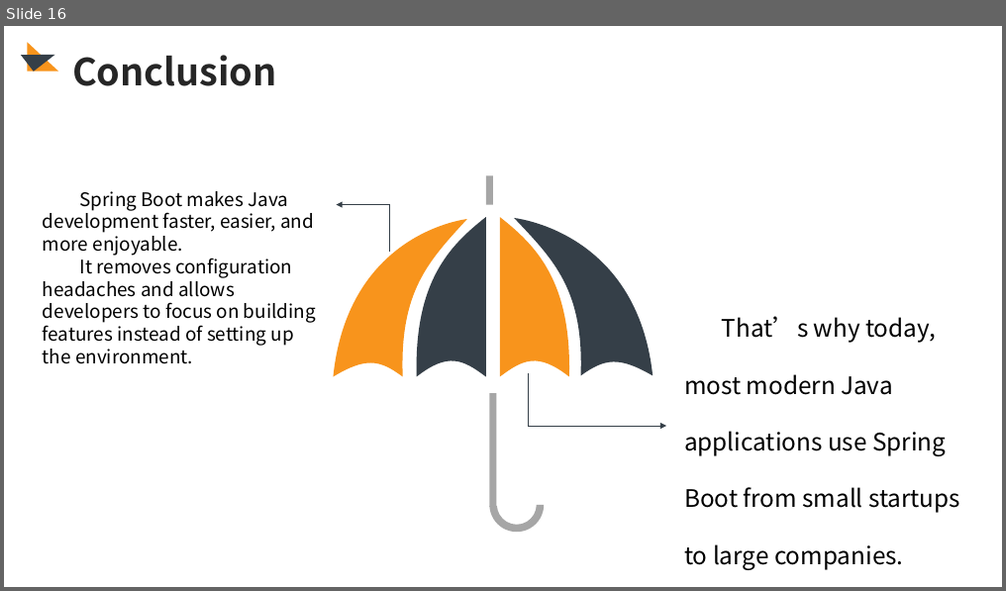
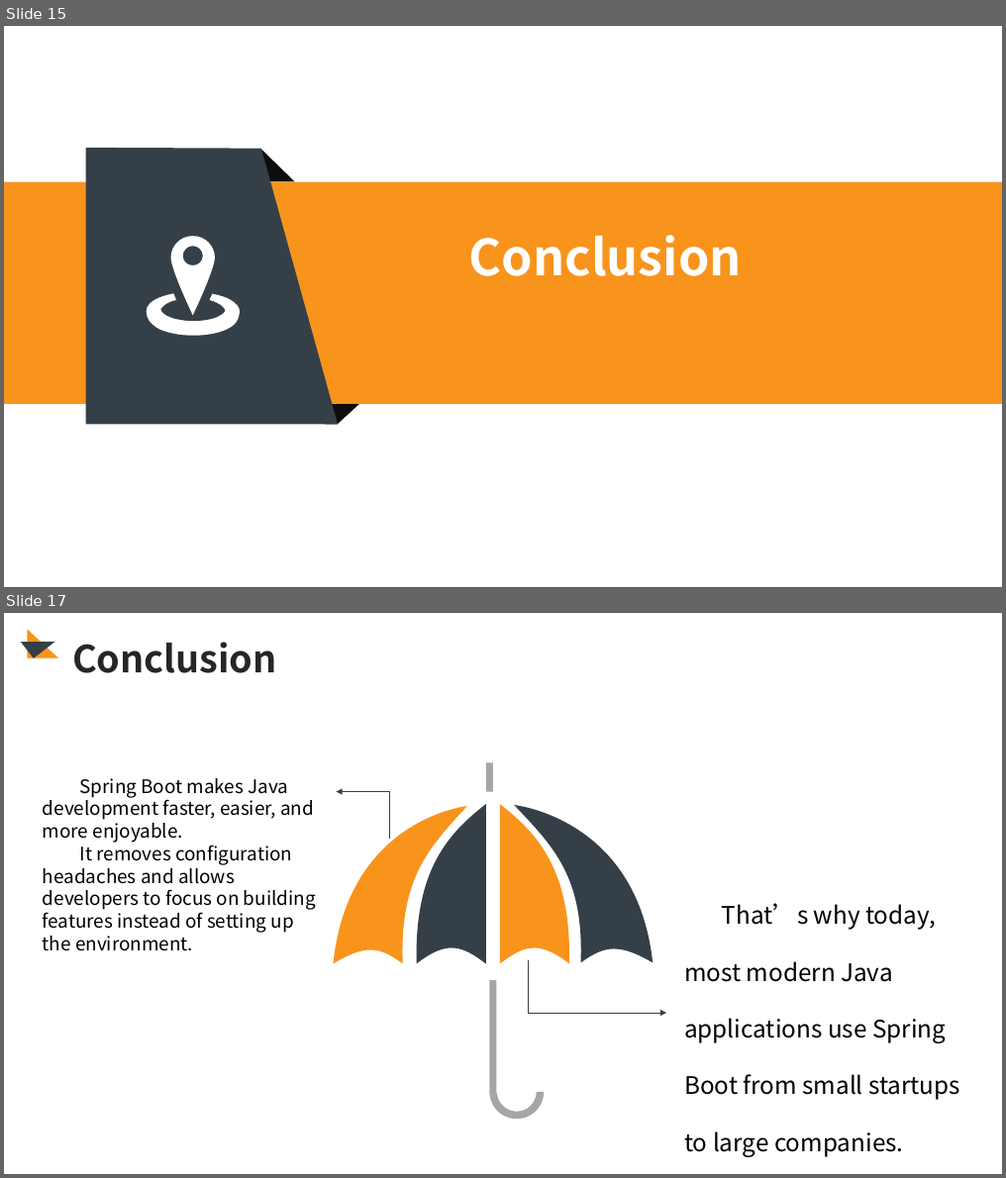
Before and after one commit to McLight-Note/Web-Server-Programming, a slide deck: Class_Presentation.pptx. Shown one above the other, each under a label of ours: slide 16 before the commit, slides 15 and 17 after it; the slides between them are not shown. The pictures are 1006x591 and 1006x1178 pixels, drawn with LibreOffice and Linux fonts; fonts in the diff are those of the drawing. Boxes give left, top, right and bottom in pixels: in the first picture for what was removed or moved away, otherwise in the second. Text is boxed around its words. In the diff, an @@ line names an element or a change of style, - is before the commit and + after.

```diff
--- a/Class_Presentation.pptx
+++ b/Class_Presentation.pptx
@@ slide 15 added at [4,26,1002,587], background #FFFFFF @@
@@ freeform shape added at [85,148,338,424], fill #353F48 @@
@@ right triangle added at [260,149,295,182], fill #0D0D0D @@
@@ rectangle added at [4,181,1002,404], fill #F8941C @@
@@ freeform shape added at [171,236,215,316], fill #FFFFFF @@
@@ text added at [469,235,743,276], 48 pt, text #FFFFFF, bold @@
+Conclusion
@@ freeform shape added at [147,294,240,336], fill #FFFFFF @@
@@ freeform shape added at [236,304,239,308], fill #FFFFFF @@
@@ freeform shape added at [325,402,359,426], fill #0D0D0D @@
@@ what was slide 16 is now slide 17 @@
```
Also in this commit, not shown: 2 slides changed.
